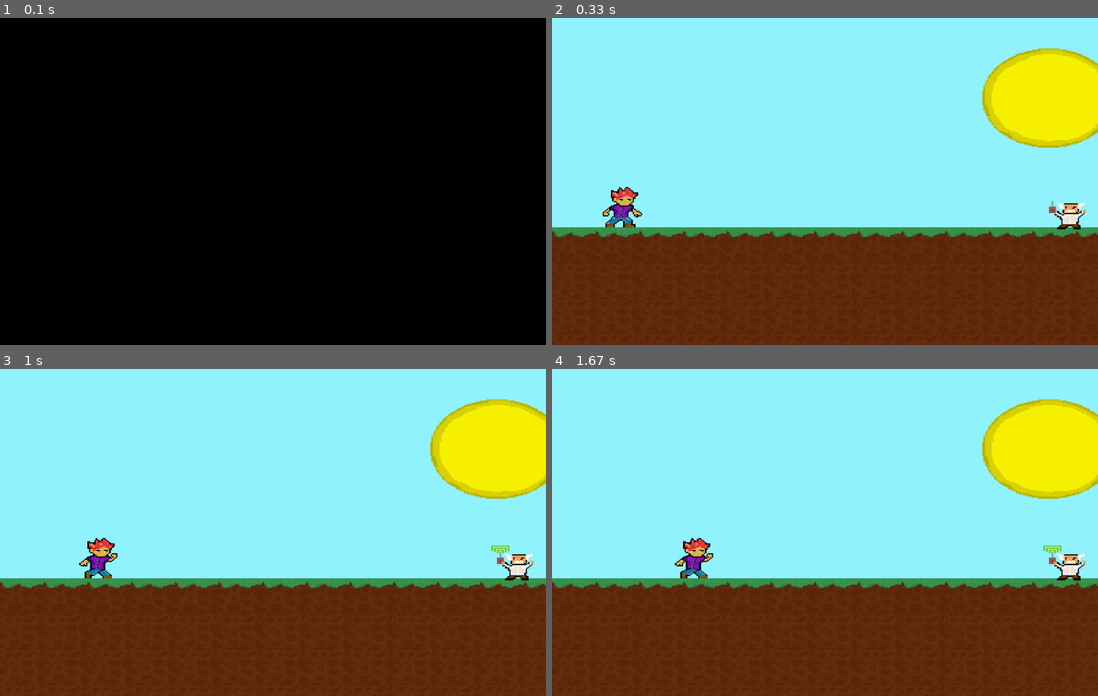
Above: before the commit, frames 1-4 (two rows, left to right).
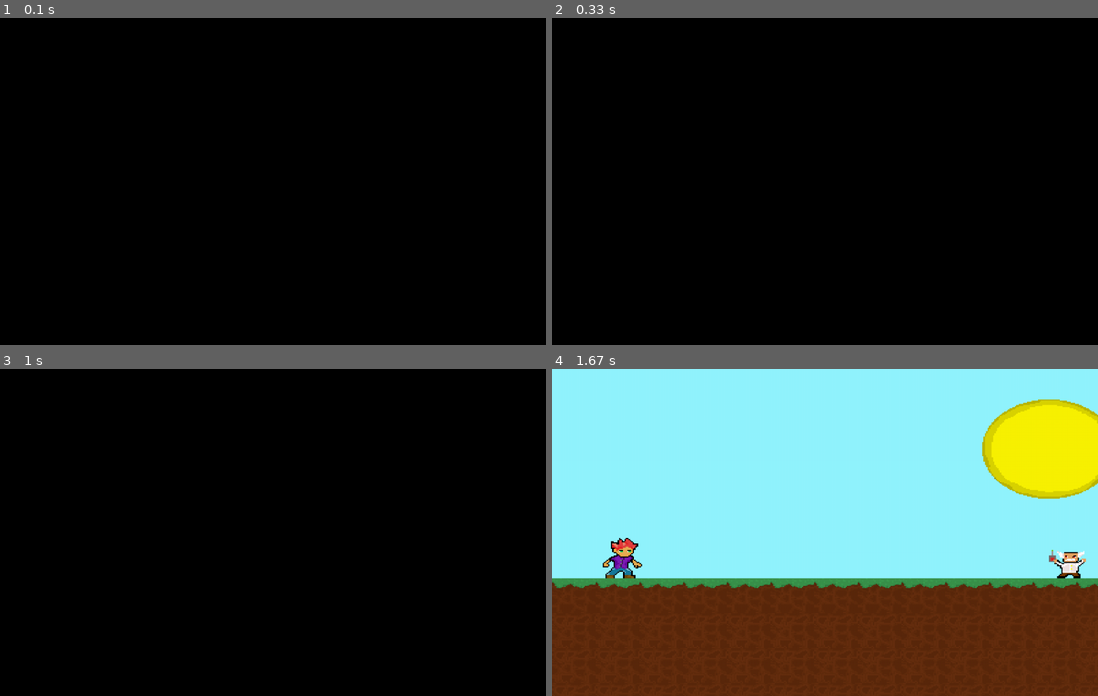
Above: after the commit, the same moments.

Repository: DouglasAndC/GAME-COLORANDO-PYGAME
Game: pygame game, started from Main/main.py
Two runs of this game, one before a commit and one after it. Both use one fixed random seed, a clock stepped at 60 frames per second and the inputs below.
Inputs:
- Up to frame 1 (0.1 s): no input
- Up to frame 2 (0.33 s): no input
- Up to frame 3 (1 s): no input
- Up to frame 4 (1.67 s): no input

Frame 1 is identical in both runs. In frame 2, 100% of the frame differs, in the area x 0-100%, y 0-100%; in frame 3, 100%; in frame 4, 1.5%.

Commit message:
melhorias fase das formas

Diff:
--- /dev/null
+++ b/Data/mapa_2.txt
@@ -0,0 +1,11 @@
+00000000000000
+00000000000000
+00000000000000
+00000000000000
+00000000000000
+00000000000000
+22222230342222
+11111111111111
+11111111111111
+11111111111111
+11111111111111
--- a/Main/corrida.py
+++ b/Main/corrida.py
@@ -4,10 +4,10 @@
 from mapa import *
 
 pygame.init()
-SCREEN_SIZE = (1000,500)
+SCREEN_SIZE = (1000, 500)
 screen = pygame.display.set_mode()
 clock = pygame.time.Clock()
-display = pygame.Surface((500,300))
+display = pygame.Surface((500, 300))
 pulo = False
 
 global cont
@@ -15,109 +15,113 @@
 
 mapa = mapa('Data\mapaCorrida')
 
-BLACK = (0,0,0)
+BLACK = (0, 0, 0)
 moving_right = False
 moving_left = False
 frame_user = 1
 x_user = 10
 y_user = 140
-true_scroll = [0,0]
+true_scroll = [0, 0]
 aux = 1
 
-player_rect = pygame.Rect(65,75,5,13)
+player_rect = pygame.Rect(65, 75, 5, 13)
+
 
 def dimensao_botao(botao):
-    btn = pygame.image.load(globals.get_path()+'\\View\\corrida\\'+botao+'.png').convert_alpha()
-    novo_botao = pygame.transform.scale(btn,(int(372/2),int(149/2)))
+    btn = pygame.image.load(globals.get_path() + '\\View\\corrida\\' + botao + '.png').convert_alpha()
+    novo_botao = pygame.transform.scale(btn, (int(372 / 2), int(149 / 2)))
     return novo_botao
 
-def botoesMenu(color,x,y,width,height):
+
+def botoesMenu(color, x, y, width, height):
     return pygame.draw.rect(screen, color, [x, y, width, height])
 
+
 def regras():
-       pos = pygame.mouse.get_pos()
-       pressed1,pressed2,pressed3 = pygame.mouse.get_pressed()
-       btn1 = botoesMenu(BLACK,400,400,372/2,149/2)
-       display.fill((146,244,255))
-       txtFase3 = pygame.image.load(globals.get_path()+'\\View\\corrida\\txtFase3.png').convert_alpha()
-       novo_txtFase3 = pygame.transform.scale(txtFase3,(int(1376/2),int(541/2)))
-       screen.blit(novo_txtFase3,(180,50))
-       screen.blit(dimensao_botao('btnContinuar'),(400,400))
-       pygame.display.update()
-       for event in pygame.event.get():
+    pos = pygame.mouse.get_pos()
+    pressed1, pressed2, pressed3 = pygame.mouse.get_pressed()
+    btn1 = botoesMenu(BLACK, 400, 400, 372 / 2, 149 / 2)
+    display.fill((146, 244, 255))
+    txtFase3 = pygame.image.load(globals.get_path() + '\\View\\corrida\\txtFase3.png').convert_alpha()
+    novo_txtFase3 = pygame.transform.scale(txtFase3, (int(1376 / 2), int(541 / 2)))
+    screen.blit(novo_txtFase3, (180, 50))
+    screen.blit(dimensao_botao('btnContinuar'), (400, 400))
+    pygame.display.update()
+    for event in pygame.event.get():
         if event.type == QUIT:
             pygame.quit()
             exit()
-       if btn1.collidepoint(pos) and pressed1:
-              return 1
-       else:
-              return 0
+    if btn1.collidepoint(pos) and pressed1:
+        return 1
+    else:
+        return 0
+
 
 def desenhar_mapa(mapa):
-       tile_rects = []
-       y=0
-       for linha in mapa.value:
+    tile_rects = []
+    y = 0
+    for linha in mapa.value:
         x = 0
         for celula in linha:
             if celula == '1':
-                display.blit(mapa.img_sub,(x*32,y*32))
+                display.blit(mapa.img_sub, (x * 32, y * 32))
             if celula == '2':
-                display.blit(mapa.img_sup,(x*32,y*32))
+                display.blit(mapa.img_sup, (x * 32, y * 32))
             if celula == '3':
-                display.blit(mapa.img_triangulo_p1,(x*32,y*32))
+                display.blit(mapa.img_triangulo_p1, (x * 32, y * 32))
             if celula == '4':
-                display.blit(mapa.img_triangulo_p2,(x*32,y*32))
+                display.blit(mapa.img_triangulo_p2, (x * 32, y * 32))
             if celula == '5':
-                display.blit(mapa.img_trapezio_p1,(x*32,y*32))
+                display.blit(mapa.img_trapezio_p1, (x * 32, y * 32))
             if celula == '6':
-                display.blit(mapa.img_trapezio_p2,(x*32,y*32))
+                display.blit(mapa.img_trapezio_p2, (x * 32, y * 32))
             if celula == '7':
-                display.blit(mapa.img_trapezio_p3,(x*32,y*32))
+                display.blit(mapa.img_trapezio_p3, (x * 32, y * 32))
             if celula != '0':
-                tile_rects.append(pygame.Rect(x*32,y*32,32,32))
+                tile_rects.append(pygame.Rect(x * 32, y * 32, 32, 32))
             x += 1
         y += 1
 
 
 while True:
-    display.fill((146,244,255))
-    if (cont == 1):
-       cont = cont - regras()
+    display.fill((146, 244, 255))
+    if cont == 1:
+        cont = cont - regras()
     else:
-       clock.tick(12)
-       for event in pygame.event.get():
-           if event.type == QUIT:
-              pygame.quit()
-              exit()
-           if event.type == KEYDOWN:
+        clock.tick(12)
+        for event in pygame.event.get():
+            if event.type == QUIT:
+                pygame.quit()
+                exit()
+            if event.type == KEYDOWN:
                 if event.key == K_UP:
                     pulo = True
-       if(pulo == True):
-           if(aux<11):
-             aux = aux + 1
-             y_user = y_user - 5
-           elif(aux >= 11 and aux<14):
-             aux = aux + 1
-           elif(aux >= 14 and aux<24):
-             aux = aux + 1
-             y_user = y_user + 5
-           else:
+        if pulo:
+            if aux < 11:
+                aux = aux + 1
+                y_user = y_user - 5
+            elif 11 <= aux < 14:
+                aux = aux + 1
+            elif 14 <= aux < 24:
+                aux = aux + 1
+                y_user = y_user + 5
+            else:
                 aux = 1
                 pulo = False
 
-       display.fill((146,244,255))
-       img = pygame.image.load(globals.get_path() + "\\View\\user_"+str(frame_user)+".png").convert_alpha()
-       globals.speed=6
-       x_user+=globals.speed
-       display.blit(img,(x_user,y_user))
-       if(pulo == True):
-          frame_user = 1
-       else:
-           if(frame_user == 4):
-              frame_user=2
-           else:
-              frame_user-=-1
-       desenhar_mapa(mapa)
-       #display.blit(mapa.img_sol,(300,-30))
-       screen.blit(pygame.transform.scale(display,SCREEN_SIZE),(0,0))
-       pygame.display.update()
+        display.fill((146, 244, 255))
+        img = pygame.image.load(globals.get_path() + "\\View\\user_" + str(frame_user) + ".png").convert_alpha()
+        globals.speed = 6
+        x_user += globals.speed
+        display.blit(img, (x_user, y_user))
+        if pulo == True:
+            frame_user = 1
+        else:
+            if frame_user == 4:
+                frame_user = 2
+            else:
+                frame_user -= -1
+        desenhar_mapa(mapa)
+        # display.blit(mapa.img_sol,(300,-30))
+        screen.blit(pygame.transform.scale(display, SCREEN_SIZE), (0, 0))
+        pygame.display.update()
--- a/Main/main.py
+++ b/Main/main.py
@@ -23,7 +23,7 @@
 fase_run = False
 player_rect = pygame.Rect(75, 75, 5, 13)
 globals.speed = 4
-time = 100
+time = 500
 sprites_user = [pygame.image.load(globals.get_path() + "\\View\\user_1.png").convert_alpha(),
                 pygame.image.load(globals.get_path() + "\\View\\user_2.png").convert_alpha(),
                 pygame.image.load(globals.get_path() + "\\View\\user_3.png").convert_alpha(),
@@ -34,7 +34,10 @@
                pygame.image.load(globals.get_path() + "\\View\\vil_3.png").convert_alpha(),
                pygame.image.load(globals.get_path() + "\\View\\vil_4.png").convert_alpha(),
                pygame.image.load(globals.get_path() + "\\View\\vil_5.png").convert_alpha(),
-               pygame.image.load(globals.get_path() + "\\View\\vil_6.png").convert_alpha()]
+               pygame.image.load(globals.get_path() + "\\View\\vil_6.png").convert_alpha(),
+               pygame.image.load(globals.get_path() + "\\View\\vil_7.png").convert_alpha(),
+               pygame.image.load(globals.get_path() + "\\View\\vil_8.png").convert_alpha(),
+               pygame.image.load(globals.get_path() + "\\View\\vil_9.png").convert_alpha()]
 
 sprites_exp = [pygame.image.load(globals.get_path() + "\\View\\exp_1.png").convert_alpha(),
                pygame.image.load(globals.get_path() + "\\View\\exp_2.png").convert_alpha(),
@@ -64,6 +67,8 @@
                 display.blit(mapa.img_trapezio_p2, (x * 32, y * 32))
             if celula == '7':
                 display.blit(mapa.img_trapezio_p3, (x * 32, y * 32))
+            if celula == '8':
+                display.blit(mapa.img_triangulo_paralelo, (x * 32, y * 32))
             if celula != '0':
                 tile_rects.append(pygame.Rect(x * 32, y * 32, 32, 32))
             x += 1
@@ -71,30 +76,38 @@
 
 
 def explodir():
-    return sprites_exp[frame_exp]
+    pygame.time.wait(1000)
+    return pygame.transform.scale(sprites_exp[frame_exp], (200, 200))
+
+
+def gerar_desafio():
+    formas = []
 
 
 while True:
+    clock.tick(12)
+    screen.blit(pygame.transform.scale(display, SCREEN_SIZE), (0, 0))
+    display.fill((146, 244, 255))
     display.blit(mapa.img_sol, (300, 10))
-    screen.blit(pygame.transform.scale(display, SCREEN_SIZE), (0, 0))
-    clock.tick(12)
-    display.fill((146, 244, 255))
-
     for event in pygame.event.get():
         if event.type == QUIT:
             pygame.quit()
             exit()
-
-    pygame.time.wait(time)
     desenhar_mapa(mapa)
-    if frame_vil != 5:
+    if frame_vil != 9:
+        pygame.time.wait(time)
         frame_vil += 1
+    if frame_vil == 9:
+        frame_vil = 6
     if frame_vil == 5:
-        if frame_exp < 5:
+        pygame.time.wait(time)
+        if frame_exp != 5:
             frame_exp += 1
-        display.blit(explodir(), (200, 180))
-        fase_run = True
-        time = 0
+        pygame.time.wait(time)
+        display.blit(explodir(), (160, 100))
+        mapa.att_mapa('Data\mapa_2')
+        fase_run = False
+    if fase_run:
         x_user += globals.speed
         if frame_user == 3:
             frame_user = 2
@@ -106,6 +119,6 @@
     img = sprites_user[frame_user]
     img_vil = sprites_vil[frame_vil]
     display.blit(img, (x_user, y_user))
-    display.blit(img_vil, (360, 162))
+    display.blit(img_vil, (360, 160))
     pygame.display.flip()
     pygame.display.update()
--- a/Main/mapa.py
+++ b/Main/mapa.py
@@ -14,6 +14,7 @@
         self.img_trapezio_p3 = self.criar_imgs('trapezio_p3')
         self.img_triangulo_p1 = self.criar_imgs('triangulo_p1')
         self.img_triangulo_p2 = self.criar_imgs('triangulo_p2')
+        self.img_triangulo_paralelo = self.criar_imgs('triangulo_paralelo')
         self.img_sol = self.criar_imgs('sol')
 
     def ler_mapa(self, caminho):
@@ -29,3 +30,6 @@
 
     def criar_imgs(self, nome):
         return pygame.image.load(globals.get_path() + '\\View\\' + nome + '.png').convert_alpha()
+
+    def att_mapa(self, caminho):
+        self.value = self.ler_mapa(caminho)
--- a/Main/menu.py
+++ b/Main/menu.py
@@ -2,6 +2,7 @@
 from pygame.locals import *
 from pygame import *
 import globals
+import fase_1
 
 pygame.init()
 
@@ -184,6 +185,7 @@
                     exit()
                 elif len(texto) != 0:
                     if btn1.collidepoint(pos) and pressed1:
+                        fase_1
                         return globals.salvar_usuario(globals.convert(texto))
                 elif btn6.collidepoint(pos) and pressed1:
                     screen.fill((0, 0, 0))
@@ -193,7 +195,9 @@
 
             font = pygame.font.Font(pygame.font.match_font("Arial"), 24)
             pygame.draw.rect(screen, (255, 255, 255), (250, 200, 300, 30))
-            newSurface = font.render(globals.convert(texto), True, (0, 0, 0))
+            text = globals.convert(texto)
+            print(text+"\n")
+            newSurface = font.render(text, True, (0, 0, 0))
             screen.blit(newSurface, (250, 200))
             pygame.display.update()
 
Binary file changed: Data/data.pickle
Binary file added: View/triangulo_paralelo.png
Binary file added: View/vil_7.png
Binary file added: View/vil_8.png
Binary file added: View/vil_9.png
